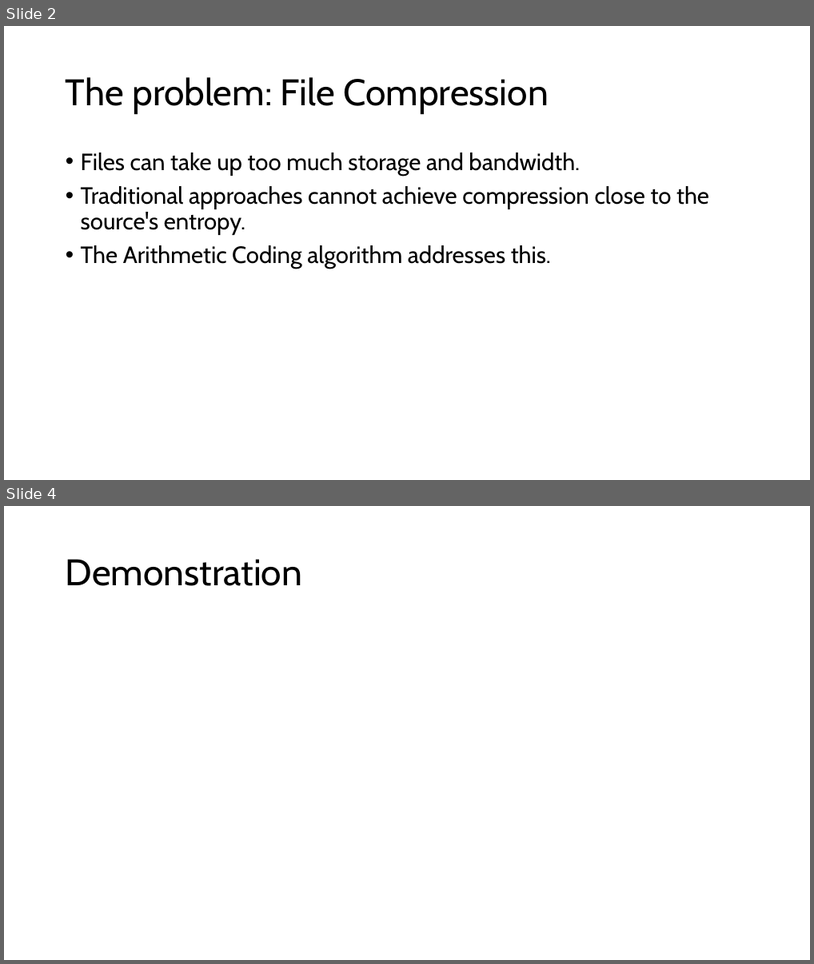
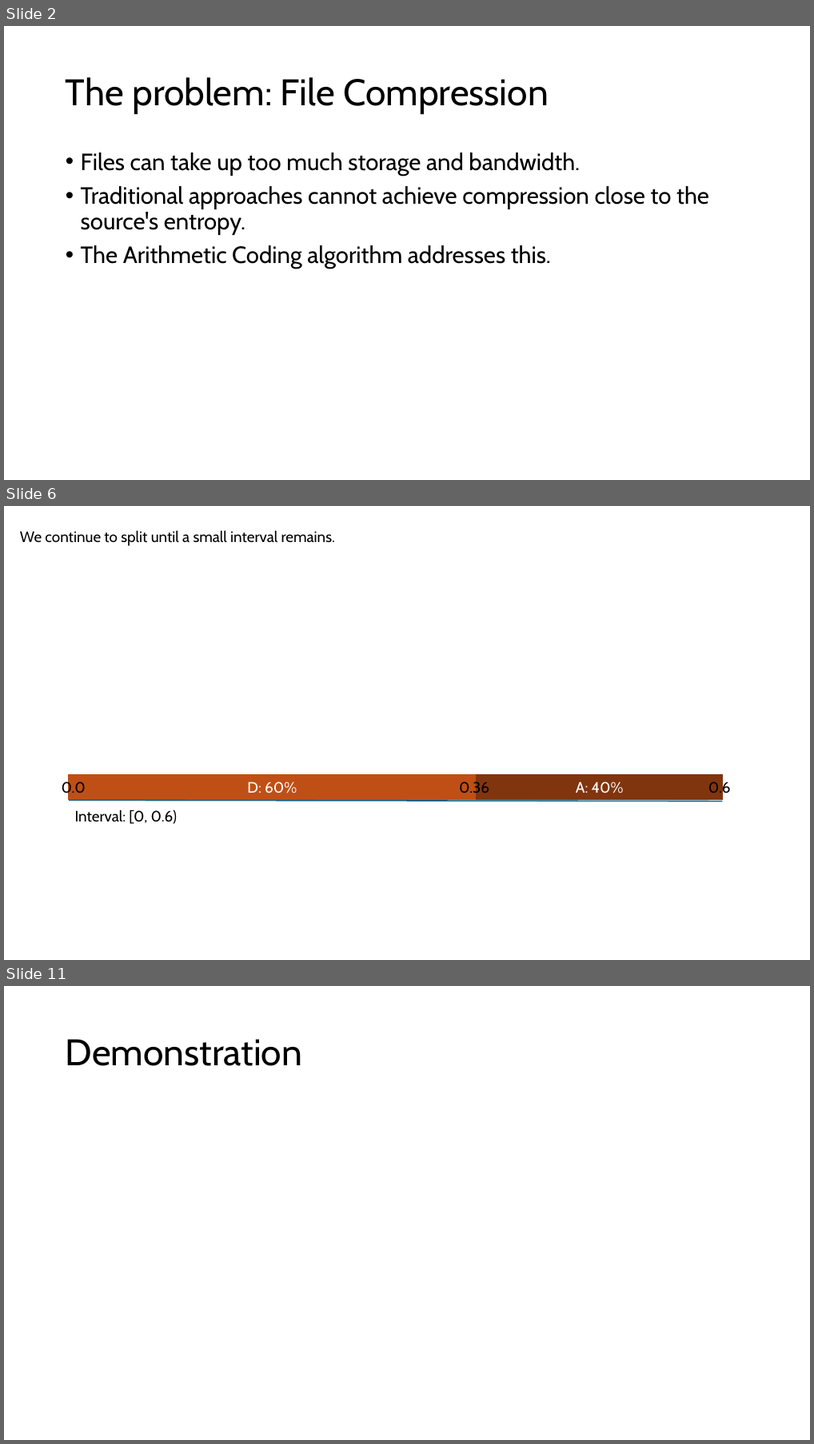
Before and after one commit to Tom-Croft/ECM3428, a slide deck: project_presentation.pptx. Shown one above the other, each under a label of ours: slides 2 and 4 before the commit, slides 2, 6 and 11 after it; the slides between them are not shown. The pictures are 814x964 and 814x1444 pixels, drawn with LibreOffice and Linux fonts; fonts in the diff are those of the drawing. Boxes give left, top, right and bottom in pixels: in the first picture for what was removed or moved away, otherwise in the second. Text is boxed around its words. In the diff, an @@ line names an element or a change of style, - is before the commit and + after.

```diff
--- a/project_presentation.pptx
+++ b/project_presentation.pptx
@@ slide 6 added at [4, 506, 810, 960], background #FFFFFF @@
@@ text added at [20, 530, 335, 546], 18 pt, text #000000 @@
+We continue to split until a small interval remains.
@@ text added at [62, 780, 86, 797], 18 pt, text #000000 @@
+0.0
@@ rectangle added at [69, 775, 475, 799], fill #C04F15, outline #C04F15 1.5 pt, 18 pt, text #FFFFFF @@
+D: 60%
@@ text added at [459, 780, 490, 797], 18 pt, text #000000 @@
+0.36
@@ rectangle added at [477, 775, 723, 799], fill #80350E, outline #80350E 1.5 pt, 18 pt, text #FFFFFF @@
+A: 40%
@@ text added at [709, 780, 731, 797], 18 pt, text #000000 @@
+0.6
@@ line added from (69, 800) to (722, 801), #156082 1.5 pt @@
@@ text added at [75, 809, 177, 824], 18 pt, text #000000 @@
+Interval: [0, 0.6)
@@ what was slide 4 is now slide 11 @@
```
Also in this commit, not shown: 7 other slides added, 1 slide removed.
